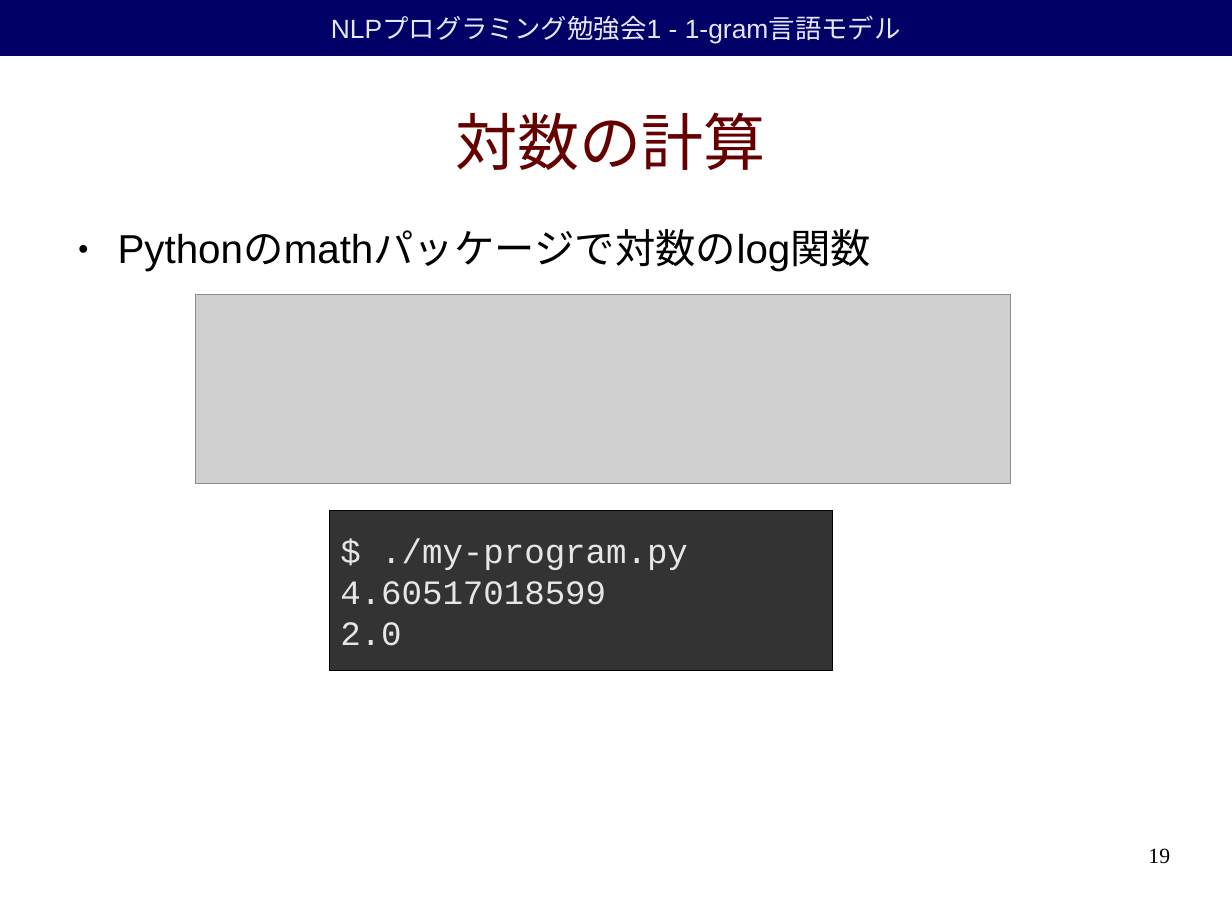
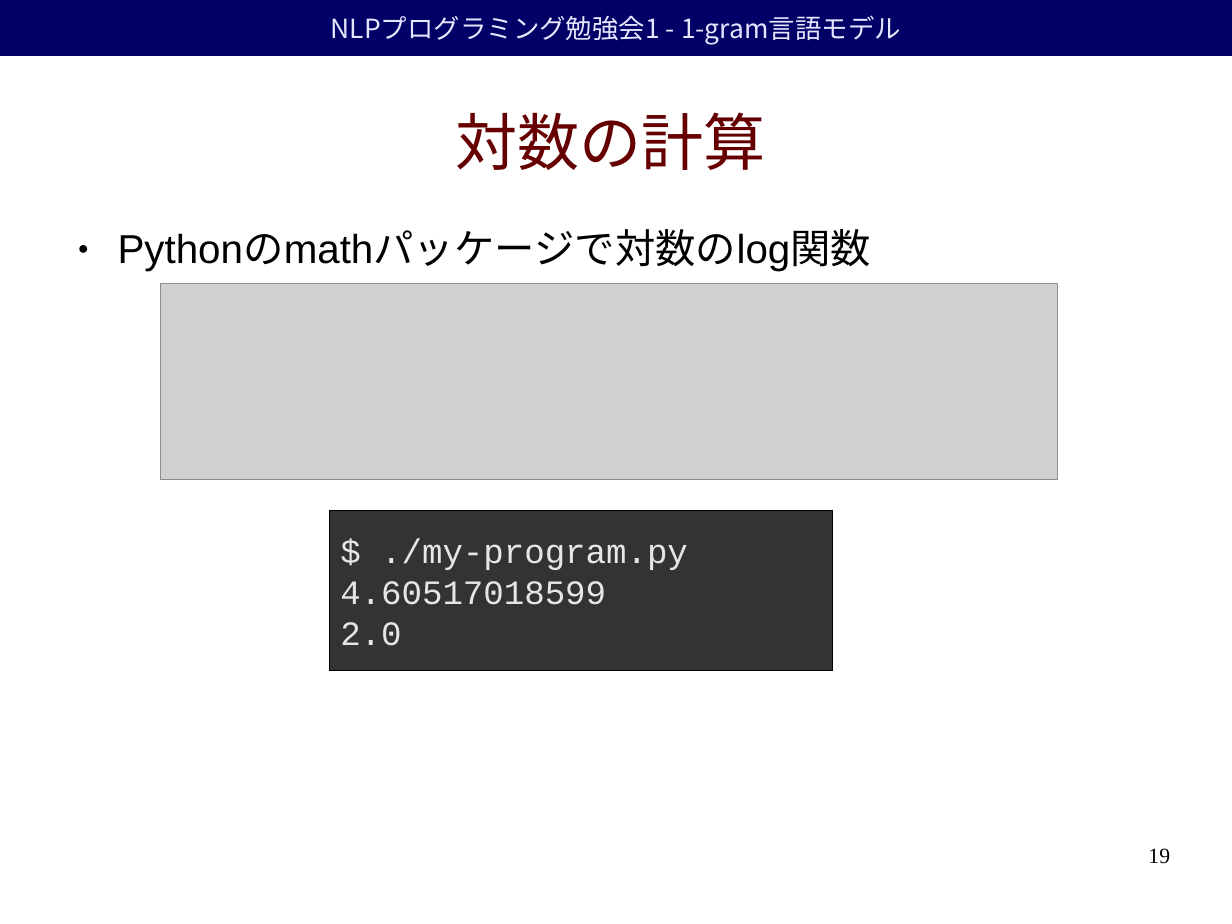
Before and after one commit to duffrind/nlppractice, a slide deck: slide 19 of download/01-unigramlm/nlp-programming-ja-01-unigramlm.odp. Drawn at 1232x924 pixels with LibreOffice and Linux fonts; fonts in the diff are those of the drawing; grey boxes stand for pictures; background and template pictures are left out. Boxes give left, top, right and bottom in pixels: in the first picture for what was removed or moved away, otherwise in the second. Text is boxed around its words. In the diff, an @@ line names an element or a change of style, - is before the commit and + after.

```diff
--- a/download/01-unigramlm/nlp-programming-ja-01-unigramlm.odp
+++ b/download/01-unigramlm/nlp-programming-ja-01-unigramlm.odp
@@ rectangle "NLPプログラミング勉強会1 - 1-gram言語モデル" at [0, 0, 1232, 56]: font Arial to Noto Sans CJK JP @@
@@ picture: place and size @@
-picture at [196, 294, 1011, 484]
+picture at [161, 284, 1058, 480]
```
Also in this commit, not shown: 25 other slides changed, 1 slide removed, 5 other files.
